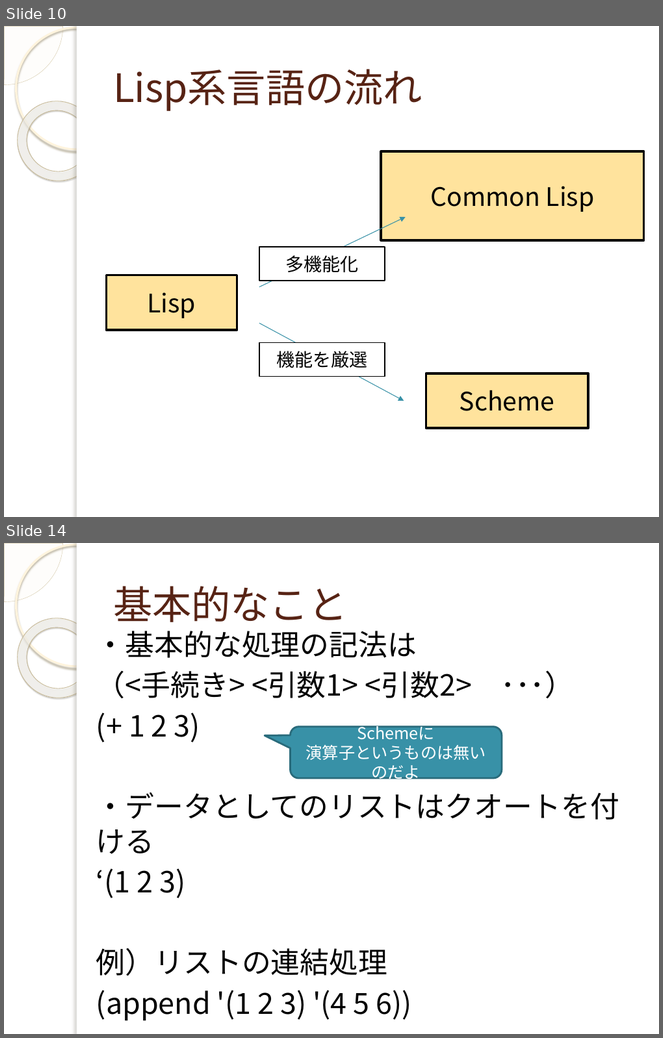
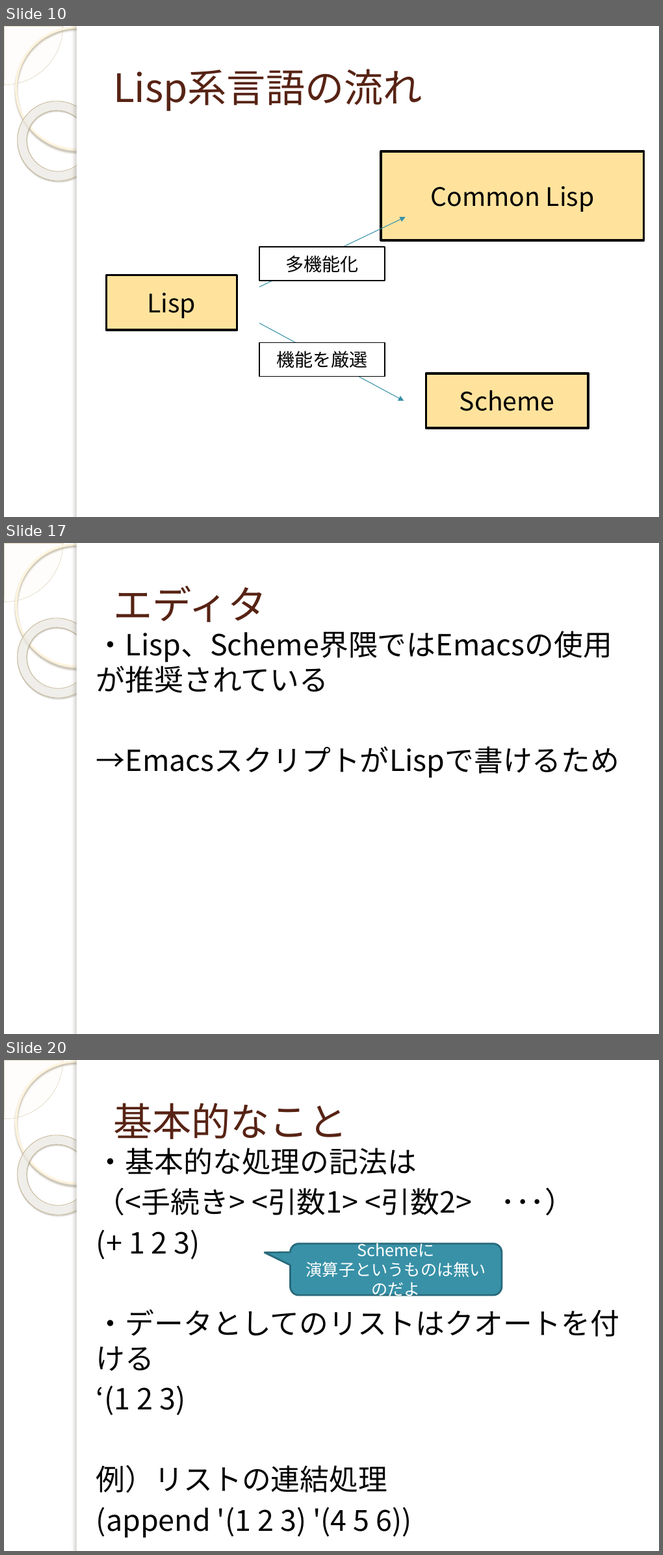
Before and after one commit to yuridonus/FEstudy, a slide deck: scheme.pptx. Shown one above the other, each under a label of ours: slides 10 and 14 before the commit, slides 10, 17 and 20 after it; the slides between them are not shown. The pictures are 663x1038 and 663x1555 pixels, drawn with LibreOffice and Linux fonts; fonts in the diff are those of the drawing; background and template pictures are left out. Boxes give left, top, right and bottom in pixels: in the first picture for what was removed or moved away, otherwise in the second. Text is boxed around its words. In the diff, an @@ line names an element or a change of style, - is before the commit and + after.

```diff
--- a/scheme.pptx
+++ b/scheme.pptx
@@ slide 17 added at <box>4,543,659,1034</box>, background picture (left out); not listed: 5 template elements that a slide beside it also shows @@
@@ title added at <box>113,586,267,622</box>, 43 pt, text #572314 @@
+エディタ
@@ text added at <box>96,631,620,778</box>, 32 pt, text #000000 @@
+・Lisp、Scheme界隈ではEmacsの使用が推奨されている
+→EmacsスクリプトがLispで書けるため
@@ what was slide 14 is now slide 20 @@
```
Also in this commit, not shown: 6 slides changed, 8 other slides added, 4 slides removed.
